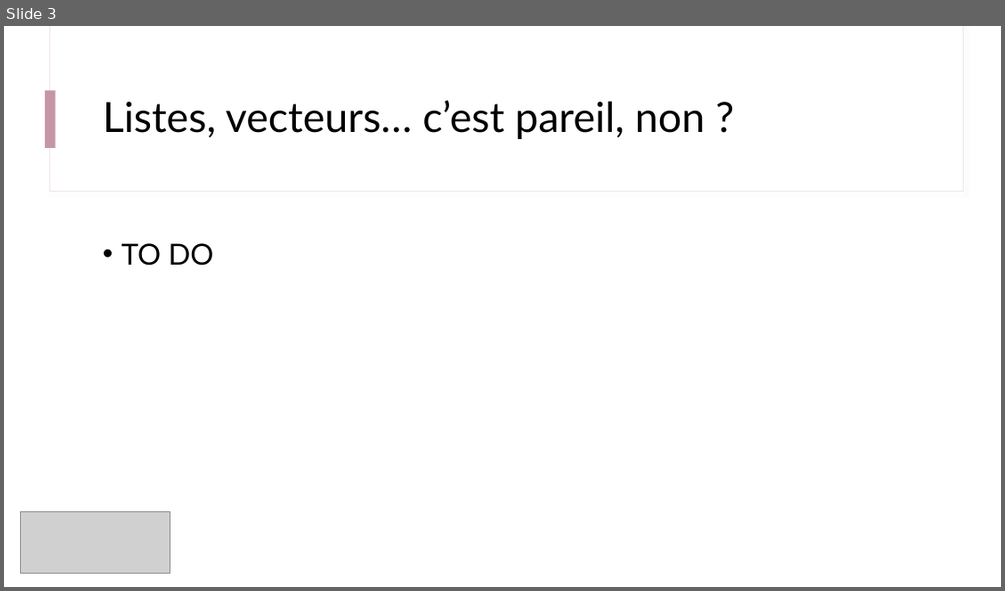
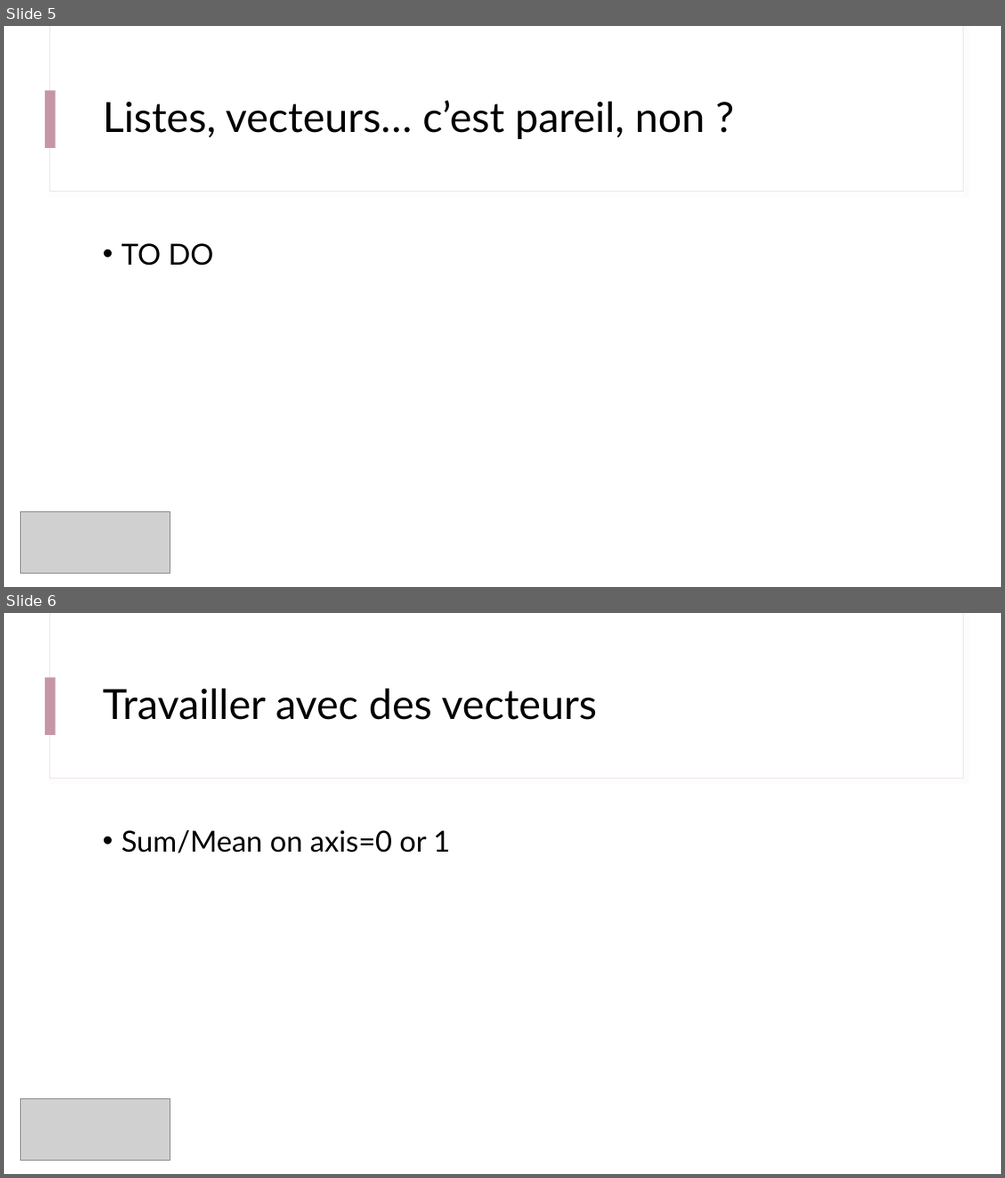
Before and after one commit to jvillemejane/SupOpToolboxes, a slide deck: engineer_courses/s5_outils_numeriques/b0_demistifier_python/B0_1_Demystifier_Python.pptx. Shown one above the other, each under a label of ours: slide 3 before the commit, slides 5 and 6 after it. The pictures are 1005x591 and 1005x1178 pixels, drawn with LibreOffice and Linux fonts; fonts in the diff are those of the drawing; grey boxes stand for pictures. Boxes give left, top, right and bottom in pixels: in the first picture for what was removed or moved away, otherwise in the second. Text is boxed around its words. In the diff, an @@ line names an element or a change of style, - is before the commit and + after.

```diff
--- a/engineer_courses/s5_outils_numeriques/b0_demistifier_python/B0_1_Demystifier_Python.pptx
+++ b/engineer_courses/s5_outils_numeriques/b0_demistifier_python/B0_1_Demystifier_Python.pptx
@@ slide 6 added at [4,613,1001,1174], background #FFFFFF; not listed: 3 template elements that a slide beside it also shows @@
@@ title added at [103,688,598,720], 40 pt, text #000000 @@
+Travailler avec des vecteurs
@@ text added at [121,830,450,853], 28 pt, text #000000 @@
+• Sum/Mean on axis=0 or 1
@@ picture added at [20,1098,170,1159] @@
@@ what was slide 3 is now slide 5 @@
```
Also in this commit, not shown: 3 other slides added, 1 other file.
